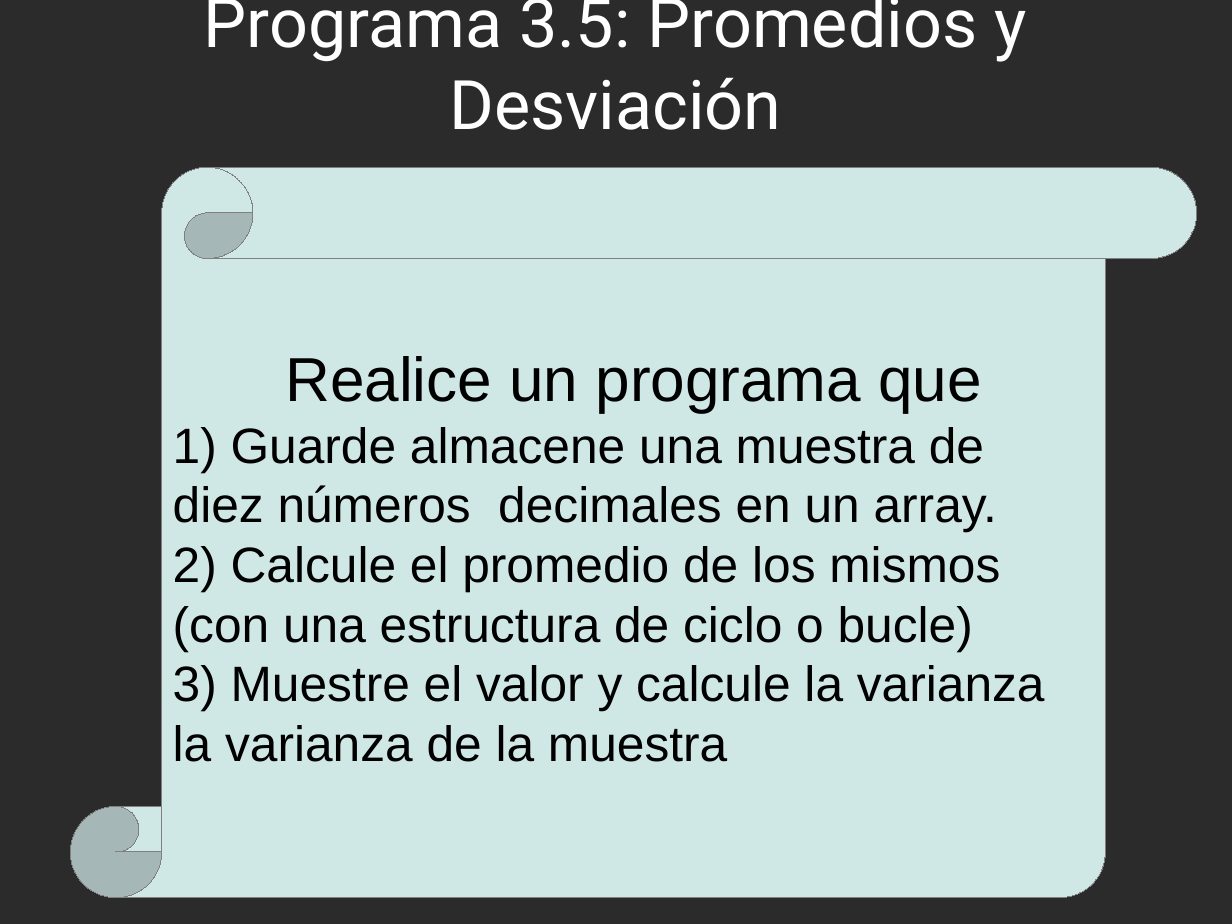
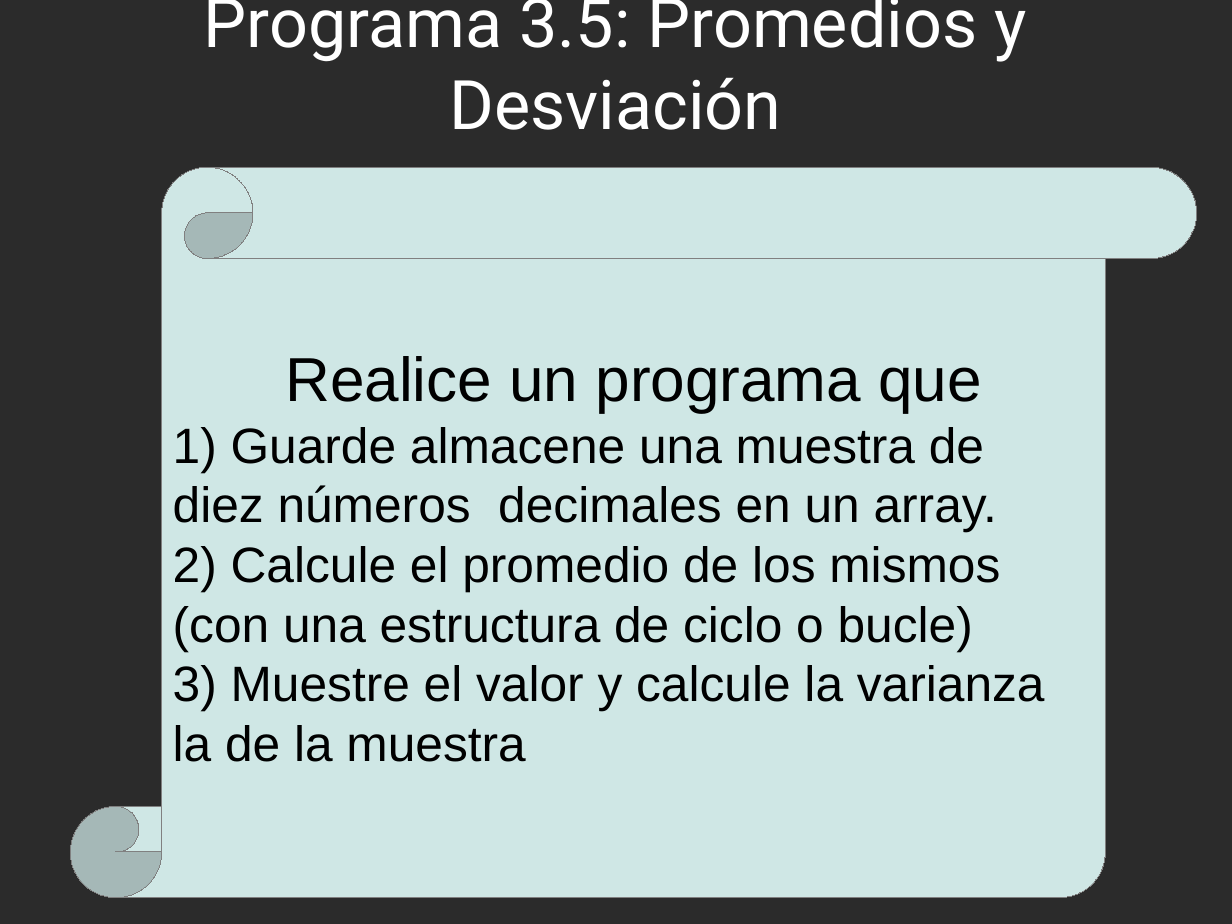
Before and after one commit to marcossarome/curso-de-arduino, a slide deck: slide 14 of Clases/Curso Arduino - Clase 3.odp. Drawn at 1232x924 pixels with LibreOffice and Linux fonts; fonts in the diff are those of the drawing; background and template pictures are left out; a plain dark background stands for a picture behind light text. Boxes give left, top, right and bottom in pixels: in the first picture for what was removed or moved away, otherwise in the second. Text is boxed around its words. In the diff, an @@ line names an element or a change of style, - is before the commit and + after.

```diff
--- a/Clases/Curso Arduino - Clase 3.odp
+++ b/Clases/Curso Arduino - Clase 3.odp
@@ text in vertical scroll at <box>173,665,1045,762</box>: text changed @@
-3) Muestre el valor y calcule la varianza
-la varianza de la muestra
+3) Muestre el valor y calcule la varianza
+la de la muestra
```
Also in this commit, not shown: 2 other slides changed, 1 other file.
